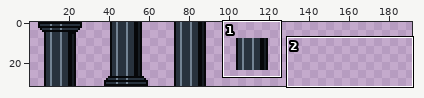
One commit to this pixel-art file: SkeletonSlayerUnity/Assets/ASSETS_ROOT/tilesets/dungeon/tile_pillar_big.aseprite. The picture above shows the old version from afar; the outline marks the close-up.
Close-up. The starting point:
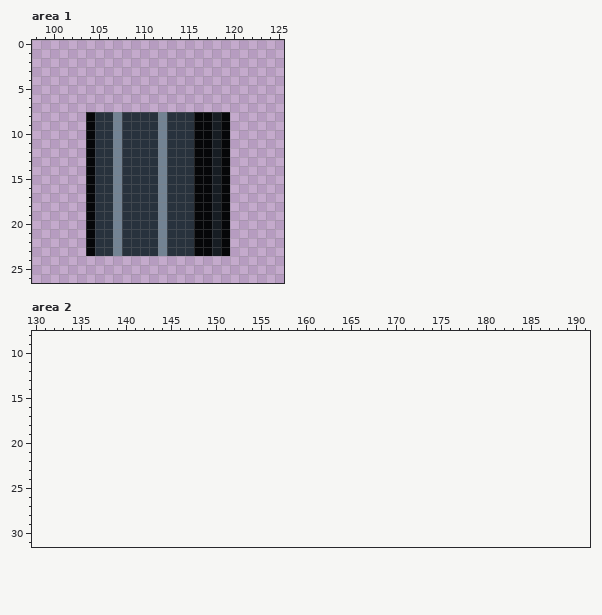
128x32 pixels, 1 frame. Shown: area 1: x 98..125, y 0..26; area 2: x 130..191, y 8..31. The old version is drawn lined up with the new one, on the new canvas. The wide view leaves out empty margins.
New version:
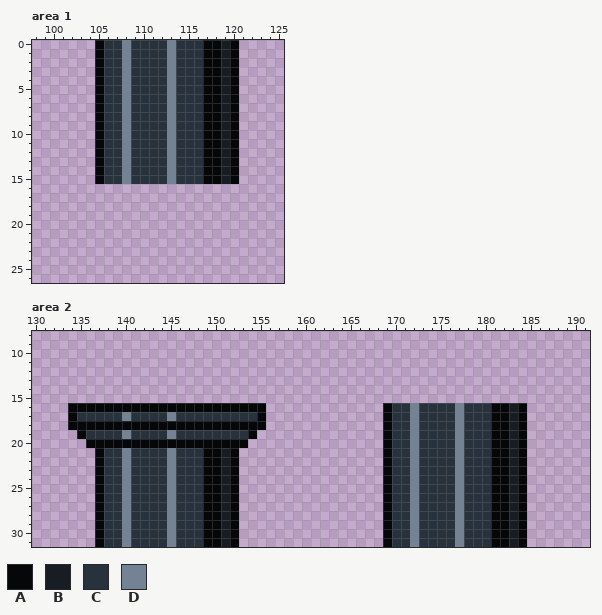
Palette (. is transparent): A #060709  B #171d23  C #28323d  D #738393
Edits made:
canvas 128x32 -> 192x32
--- area 1
@@ x 98..125 @@
- 0 ............................
- 1 ............................
- 2 ............................
- 3 ............................
- 4 ............................
- 5 ............................
- 6 ............................
- 7 ............................
- 8 ......ACCDCCCCDCCCAABA......
- 9 ......ACCDCCCCDCCCAABA......
-10 ......ACCDCCCCDCCCAABA......
-11 ......ACCDCCCCDCCCAABA......
-12 ......ACCDCCCCDCCCAABA......
-13 ......ACCDCCCCDCCCAABA......
-14 ......ACCDCCCCDCCCAABA......
-15 ......ACCDCCCCDCCCAABA......
-16 ......ACCDCCCCDCCCAABA......
-17 ......ACCDCCCCDCCCAABA......
-18 ......ACCDCCCCDCCCAABA......
-19 ......ACCDCCCCDCCCAABA......
-20 ......ACCDCCCCDCCCAABA......
-21 ......ACCDCCCCDCCCAABA......
-22 ......ACCDCCCCDCCCAABA......
-23 ......ACCDCCCCDCCCAABA......
+ 0 .......ACCDCCCCDCCCAABA.....
+ 1 .......ACCDCCCCDCCCAABA.....
+ 2 .......ACCDCCCCDCCCAABA.....
+ 3 .......ACCDCCCCDCCCAABA.....
+ 4 .......ACCDCCCCDCCCAABA.....
+ 5 .......ACCDCCCCDCCCAABA.....
+ 6 .......ACCDCCCCDCCCAABA.....
+ 7 .......ACCDCCCCDCCCAABA.....
+ 8 .......ACCDCCCCDCCCAABA.....
+ 9 .......ACCDCCCCDCCCAABA.....
+10 .......ACCDCCCCDCCCAABA.....
+11 .......ACCDCCCCDCCCAABA.....
+12 .......ACCDCCCCDCCCAABA.....
+13 .......ACCDCCCCDCCCAABA.....
+14 .......ACCDCCCCDCCCAABA.....
+15 .......ACCDCCCCDCCCAABA.....
+16 ............................
+17 ............................
+18 ............................
+19 ............................
+20 ............................
+21 ............................
+22 ............................
+23 ............................
 24 ............................
--- area 2
@@ x 130..191 @@
 15 ..............................................................
-16 ..............................................................
-17 ..............................................................
-18 ..............................................................
-19 ..............................................................
-20 ..............................................................
-21 ..............................................................
-22 ..............................................................
-23 ..............................................................
-24 ..............................................................
-25 ..............................................................
-26 ..............................................................
-27 ..............................................................
-28 ..............................................................
-29 ..............................................................
-30 ..............................................................
-31 ..............................................................
+16 ....AAAAAAAAAAAAAAAAAAAAAA.............ACCDCCCCDCCCAABA.......
+17 ....ACCCCCDCCCCDCCCCCCCCCA.............ACCDCCCCDCCCAABA.......
+18 ....AAAAAAAAAAAAAAAAAAAAAA.............ACCDCCCCDCCCAABA.......
+19 .....ACCCCDCCCCDCCCCCCCCA..............ACCDCCCCDCCCAABA.......
+20 ......AAAAAAAAAAAAAAAAAA...............ACCDCCCCDCCCAABA.......
+21 .......ACCDCCCCDCCCAABA................ACCDCCCCDCCCAABA.......
+22 .......ACCDCCCCDCCCAABA................ACCDCCCCDCCCAABA.......
+23 .......ACCDCCCCDCCCAABA................ACCDCCCCDCCCAABA.......
+24 .......ACCDCCCCDCCCAABA................ACCDCCCCDCCCAABA.......
+25 .......ACCDCCCCDCCCAABA................ACCDCCCCDCCCAABA.......
+26 .......ACCDCCCCDCCCAABA................ACCDCCCCDCCCAABA.......
+27 .......ACCDCCCCDCCCAABA................ACCDCCCCDCCCAABA.......
+28 .......ACCDCCCCDCCCAABA................ACCDCCCCDCCCAABA.......
+29 .......ACCDCCCCDCCCAABA................ACCDCCCCDCCCAABA.......
+30 .......ACCDCCCCDCCCAABA................ACCDCCCCDCCCAABA.......
+31 .......ACCDCCCCDCCCAABA................ACCDCCCCDCCCAABA.......
Boxes around the changes in both close-ups, in picture pixels (x1, y1, x2, y2):
changed: (86, 40, 239, 256)
added: (68, 403, 266, 547)
added: (383, 403, 527, 547)
